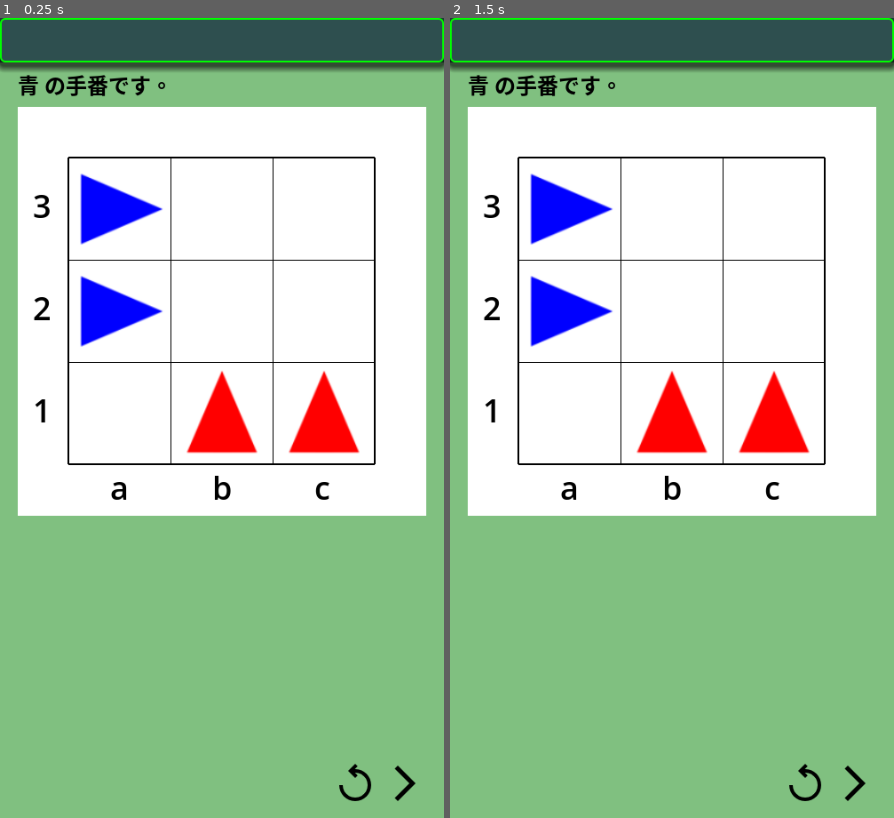
Above: before the commit, frames 1-2 (left to right).
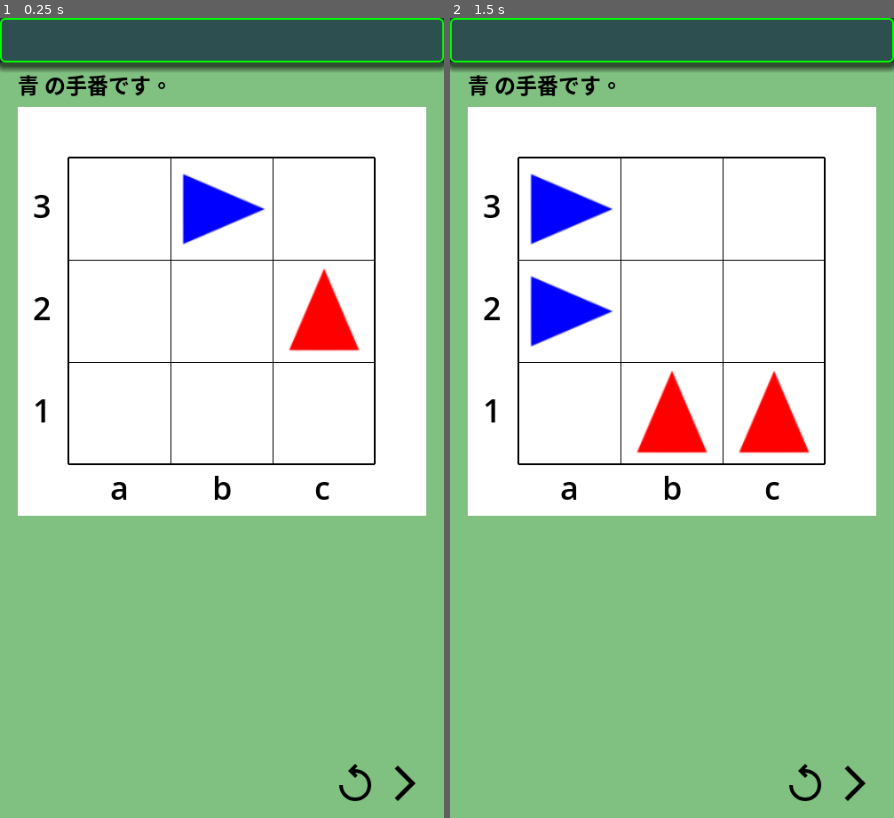
Above: after the commit, the same moments.

Repository: vivisuke/DodgemGame
Game: Godot game, scene res://main.tscn
The game is run twice, just before and just after one commit, with the same random seed, the same clock (stepped at 60 frames per second) and the same inputs.
Inputs (mouse positions are in pixels of both pictures, inside the frame that each line leads up to):
- Up to frame 1 (0.25 s): no input
- Up to frame 2 (1.5 s): click (805, 786) at 0.5 s; click (805, 786) at 1.25 s

The runs differ from the first frame. In frame 1, 5.3% of the frame differs, in the area x 18-82%, y 19-55%; in frame 2, nothing differs.

Commit message:
0041 ◎ C 01/16 01/16 0.001│ToDo│Board 状態→ BoardRect 反映

Diff:
--- a/dodgemgame/scripts/Board.gd
+++ b/dodgemgame/scripts/Board.gd
@@ -57,6 +57,10 @@
 	for pos in m_blue_cars:
 		id -= 1
 		m_cells[pos.y][pos.x] = id
+	while m_red_cars.size() < m_bd_size - 1:
+		m_red_cars.push_back(Vector2(-1, -1))		# -1 for ゴール済み
+	while m_blue_cars.size() < m_bd_size - 1:
+		m_blue_cars.push_back(Vector2(-1, -1))
 func copy_from(src: Board):
 	m_bd_size = src.m_bd_size
 	m_n_red = src.m_n_red
--- a/dodgemgame/scripts/board_rect.gd
+++ b/dodgemgame/scripts/board_rect.gd
@@ -21,6 +21,8 @@
 	var px = X0 + (x+0.5) * CELL_WIDTH
 	var py = X0 + (N_CELLS-0.5-y) * CELL_WIDTH
 	return Vector2(px, py)
+func vec2ToPos(vec2):
+	return xyToPos(vec2.x, vec2.y)
 # 目盛り値ラベル設置
 func add_axis_label(pos, txt):
 	var lbl = Label.new()
@@ -57,6 +59,20 @@
 	#$RedCar2.position = xyToPos(2, 0)
 	#$BlueCar1.position = xyToPos(0, 1)
 	#$BlueCar2.position = xyToPos(0, 2)
+func set_cars(bd: Board):
+	#red_cars.resize(bd.m_red_cars.size())
+	# 前提条件：盤面サイズは同一
+	for i in range(bd.m_red_cars.size()):
+		if bd.m_red_cars[i].x >= 0:
+			red_cars[i].position = vec2ToPos(bd.m_red_cars[i])
+		else:
+			red_cars[i].hide()
+	for i in range(bd.m_blue_cars.size()):
+		if bd.m_blue_cars[i].x >= 0:
+			blue_cars[i].position = vec2ToPos(bd.m_blue_cars[i])
+		else:
+			blue_cars[i].hide()
+	pass
 func _draw():
 	draw_line(Vector2(X0, Y0), Vector2(X0+BD_WD, Y0), Color.BLACK, 2.0)
 	draw_line(Vector2(X0, Y0), Vector2(X0, Y0+BD_HT), Color.BLACK, 2.0)
--- a/dodgemgame/scripts/main.gd
+++ b/dodgemgame/scripts/main.gd
@@ -9,12 +9,14 @@
 # Called when the node enters the scene tree for the first time.
 func _ready():
 	seed(0)
-	if true:
+	if false:
 		var bd = Board.new()
 		bd.set_cars([Vector2(2, 0)], [Vector2(0, 2)])
 		bd.print()
 	bd = Board.new()
+	bd.set_cars([Vector2(2, 1)], [Vector2(1, 2)])
 	bd.print()
+	$BoardRect.set_cars(bd)
 	$MessLabel.text = "青 の手番です。"
 	if false:
 		bd.gen_moves_red()
Not shown, changed: DodgemGame.spr
